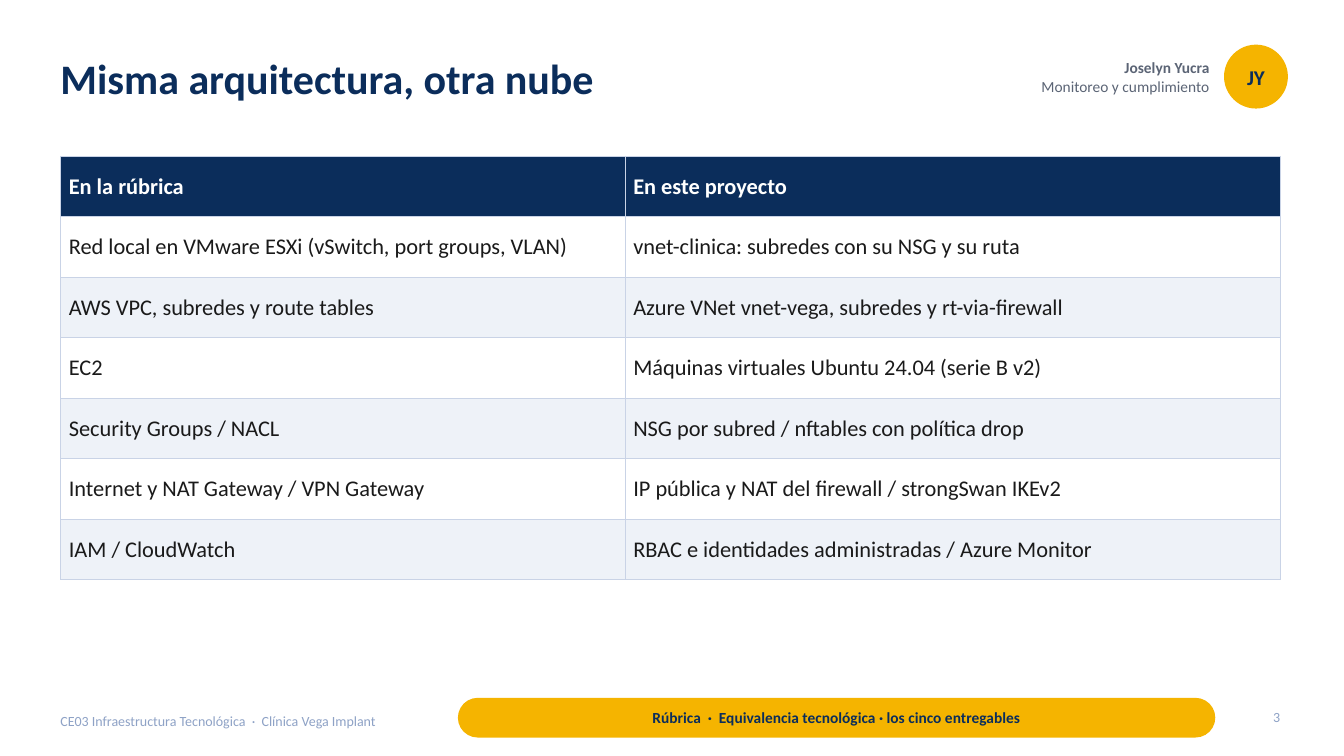
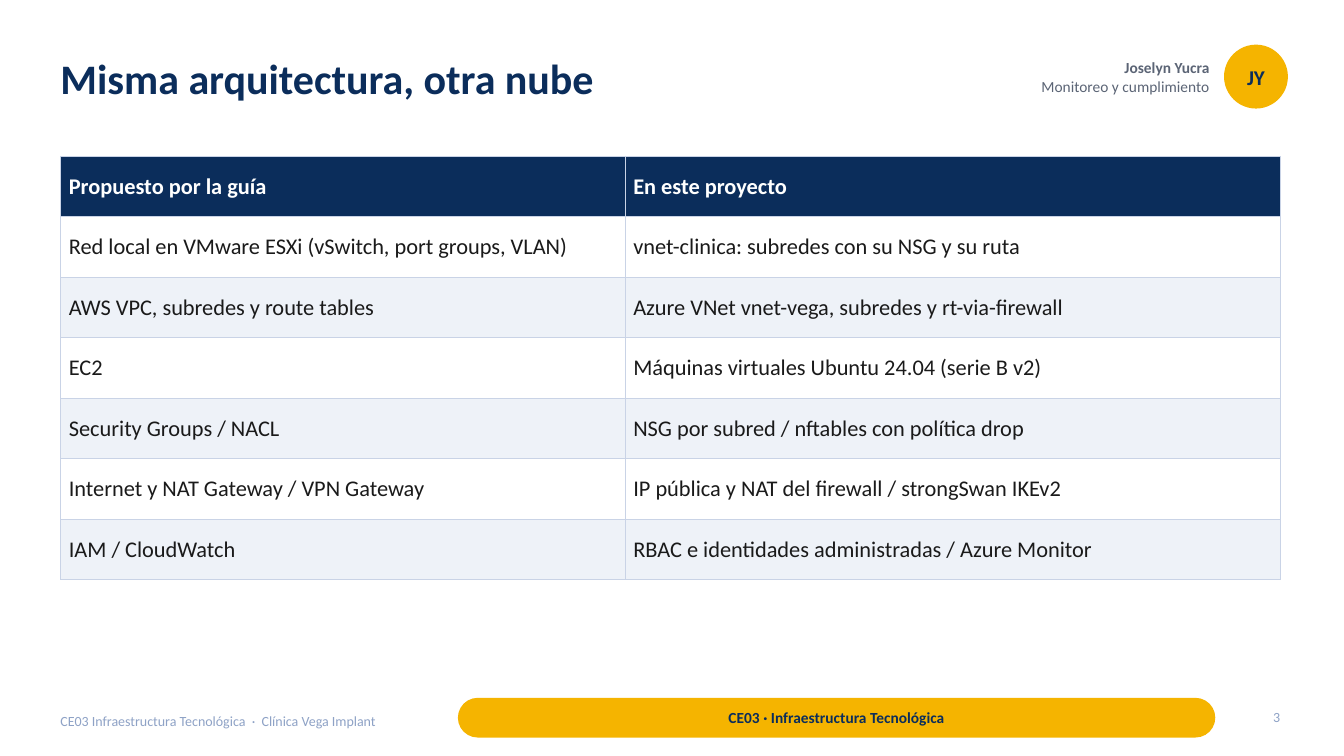
Before and after one commit to francalizaya266-sudo/venga-implantes, a slide deck: slide 3 of docs/entregables/CE03-infraestructura/presentaciones/CE03-Infraestructura-Tecnologica.pptx. Drawn at 1344x756 pixels with LibreOffice and Linux fonts; fonts in the diff are those of the drawing. Boxes give left, top, right and bottom in pixels: in the first picture for what was removed or moved away, otherwise in the second. Text is boxed around its words. In the diff, an @@ line names an element or a change of style, - is before the commit and + after.

```diff
--- a/docs/entregables/CE03-infraestructura/presentaciones/CE03-Infraestructura-Tecnologica.pptx
+++ b/docs/entregables/CE03-infraestructura/presentaciones/CE03-Infraestructura-Tecnologica.pptx
@@ table at bbox=[60, 156, 1280, 561] @@
-row 1, column 1: En la rúbrica
+row 1, column 1: Propuesto por la guía
@@ text at bbox=[728, 712, 944, 726]: text changed @@
-Rúbrica · Equivalencia tecnológica · los cinco entregables
+CE03 · Infraestructura Tecnológica
```
Also in this commit, not shown: 22 other slides changed, 3 other files.
